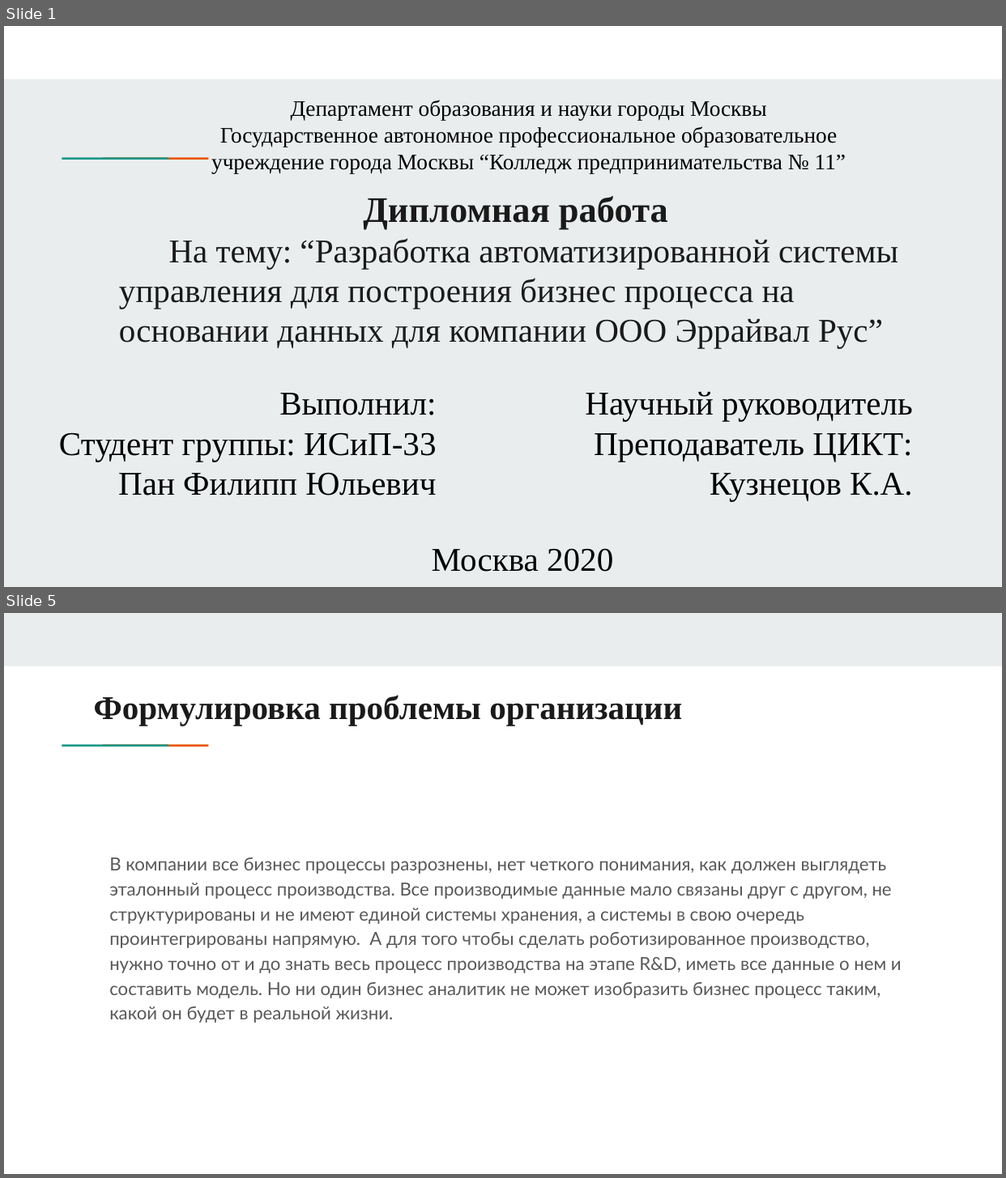
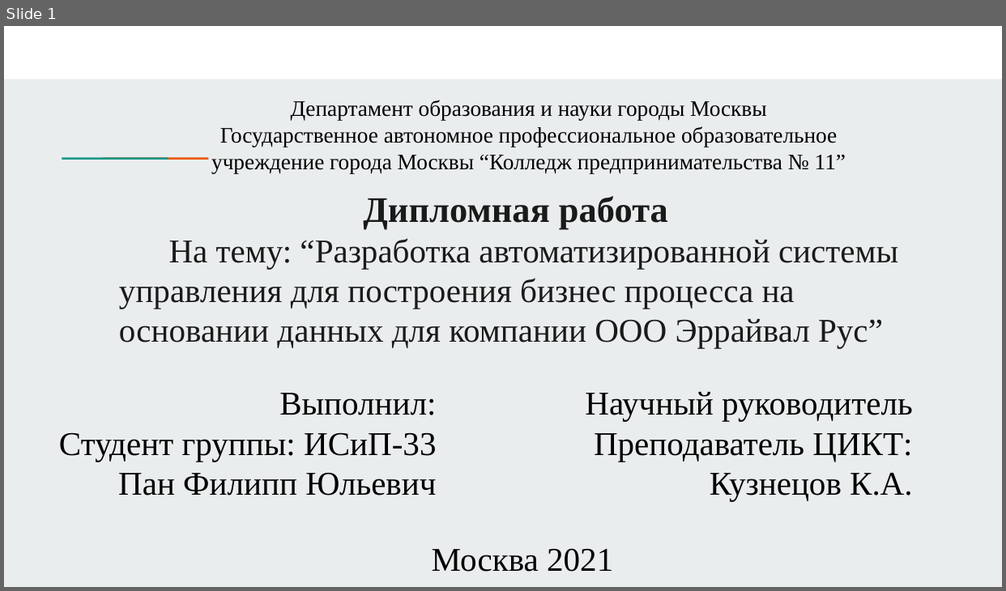
Before and after one commit to PhilippPan/DiplomaKP11, a slide deck: Презентация дипломной работы.pptx. Shown one above the other, each under a label of ours: slides 1 and 5 before the commit, slide 1 after it; the slides between them are not shown. The pictures are 1006x1178 and 1006x591 pixels, drawn with LibreOffice and Linux fonts; fonts in the diff are those of the drawing. Boxes give left, top, right and bottom in pixels: in the first picture for what was removed or moved away, otherwise in the second. Text is boxed around its words. In the diff, an @@ line names an element or a change of style, - is before the commit and + after.

```diff
--- a/Презентация дипломной работы.pptx
+++ b/Презентация дипломной работы.pptx
@@ slide 5 removed at box(4, 613, 1002, 1174), background #FFFFFF; not listed: 2 template elements that a slide beside it also shows @@
@@ rectangle removed at box(4, 613, 1002, 666) @@
@@ title removed at box(94, 695, 682, 726) @@
-Формулировка проблемы организации
@@ text removed at box(109, 858, 901, 1023) @@
-В компании все бизнес процессы разрознены, нет четкого понимания, как должен выглядеть эталонный процесс производства. Все производимые данные мало связаны друг с другом, не структурированы и не имеют единой системы хранения, а системы в свою очередь проинтегрированы напрямую. А для того чтобы сделать роботизированное производство, нужно точно от и до знать весь процесс производства на этапе R&D, иметь все данные о нем и составить модель. Но ни один бизнес аналитик не может изобразить бизнес процесс таким, какой он будет в реальной жизни.
@@ slide 1 changed as well @@
@@ subtitle at box(432, 548, 613, 572): text changed @@
-Москва 2020
+Москва 2021
```
Also in this commit, not shown: 2 other slides changed, 8 slides added, 4 other slides removed, 1 other file.
